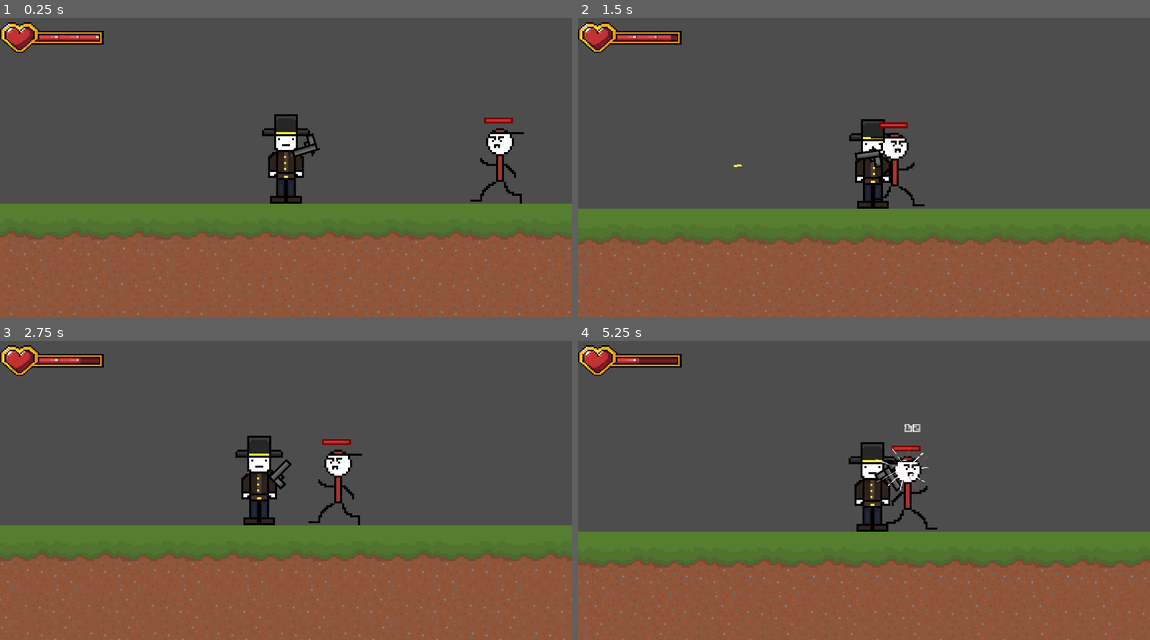
Above: before the commit, frames 1-4 (two rows, left to right).
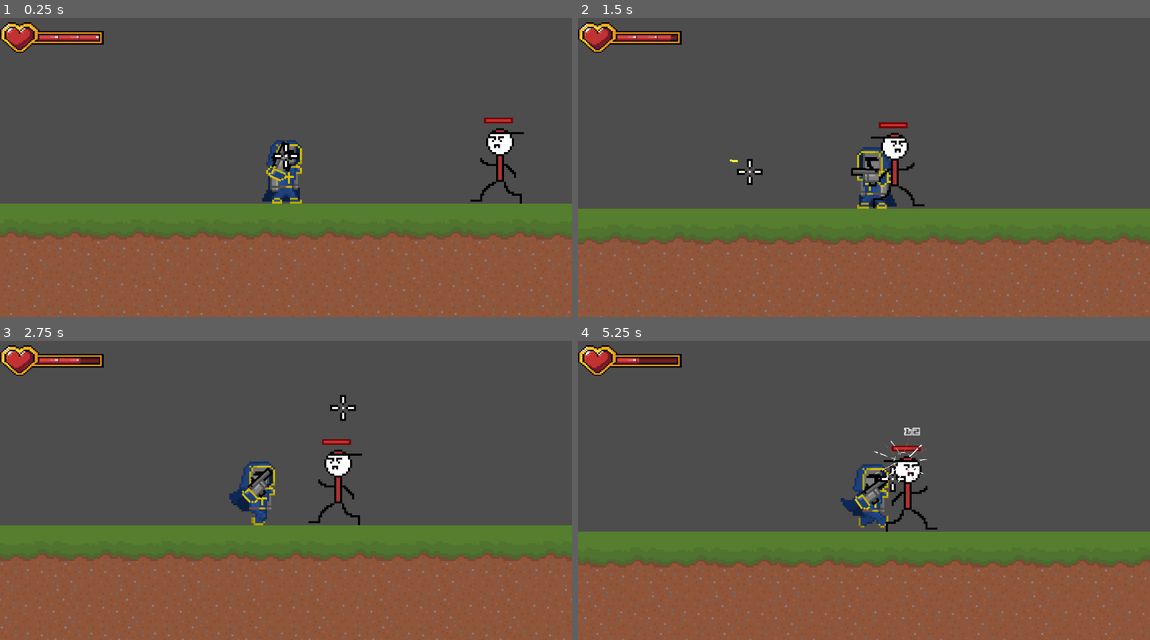
Above: after the commit, the same moments.

Repository: ForwardMeansGo/Shoot-To-Kill
Game: Godot game, scene res://Scenes/level_01.tscn
The game is run twice, just before and just after one commit, with the same random seed, the same clock (stepped at 60 frames per second) and the same inputs. Sound files missing from this copy of the repository are replaced by a short silence.
Inputs (mouse positions are in pixels of both pictures, inside the frame that each line leads up to):
- Up to frame 1 (0.25 s): no input
- Up to frame 2 (1.5 s): move the mouse to (989, 140) at 0.52 s; hold D (move_right) from 0.53 s (still down); click (989, 140) at 0.6 s; tap Space (jump) at 0.77 s; move the mouse to (749, 173) at 1.27 s; click (749, 173) at 1.35 s
- Up to frame 3 (2.75 s): tap Space (jump) at 1.52 s; move the mouse to (343, 406) at 2.02 s; release D (move_right) at 2.03 s; hold A (move_left) from 2.03 s (still down); click (343, 406) at 2.1 s
- Up to frame 4 (5.25 s): move the mouse to (835, 544) at 2.77 s; release A (move_left) at 2.78 s; hold D (move_right) 2.78-4.28 s; click (835, 544) at 2.85 s; tap Space (jump) at 3.02, 3.77, 4.52 s; move the mouse to (1035, 526) at 3.52 s; click (1035, 526) at 3.6 s; move the mouse to (692, 430) at 4.27 s; hold A (move_left) 4.28-5.03 s; click (692, 430) at 4.35 s; move the mouse to (892, 478) at 5.02 s; hold D (move_right) from 5.03 s (still down); click (892, 478) at 5.1 s

The runs differ from the first frame. In frame 1, 1.7% of the frame differs, in the area x 45-56%, y 32-63%; in frame 2, 1.6%; in frame 3, 1.9%; in frame 4, 2.0%, in the area x 45-62%, y 27-64%.

Commit message:
Cross Hair and Player Sprite Addition

Diff:
--- /dev/null
+++ b/game/Scenes/crosshair.tscn
@@ -0,0 +1,15 @@
+[gd_scene load_steps=4 format=3 uid="uid://chlljsxawrvdx"]
+
+[ext_resource type="Script" uid="uid://q3r61h8kltxt" path="res://Scripts/crosshair.gd" id="1_aia6a"]
+[ext_resource type="Texture2D" uid="uid://0k1ovj08ei01" path="res://Assets/Sprites/Crosshair/Outer Default Crosshair.png" id="2_x2g2q"]
+[ext_resource type="Texture2D" uid="uid://bwl7aokmactew" path="res://Assets/Sprites/Crosshair/Inner Default crosshair.png" id="3_1shot"]
+
+[node name="Crosshair" type="Node2D"]
+script = ExtResource("1_aia6a")
+dot_radius_pixels = 50.0
+
+[node name="Outer" type="Sprite2D" parent="."]
+texture = ExtResource("2_x2g2q")
+
+[node name="Dot" type="Sprite2D" parent="."]
+texture = ExtResource("3_1shot")
--- a/game/Scenes/level_01.tscn
+++ b/game/Scenes/level_01.tscn
@@ -1,9 +1,10 @@
-[gd_scene load_steps=7 format=4 uid="uid://u2kv25rfoa8m"]
+[gd_scene load_steps=8 format=4 uid="uid://u2kv25rfoa8m"]
 
 [ext_resource type="PackedScene" uid="uid://bfwdbdyqwvha" path="res://Scenes/player.tscn" id="1_f6slu"]
 [ext_resource type="Texture2D" uid="uid://d4huyxawml7lx" path="res://Assets/Sprites/Tilesets/Demo World 1.png" id="2_fr3la"]
 [ext_resource type="PackedScene" uid="uid://b24ka108g6bnw" path="res://Scenes/EnemyBasic.tscn" id="3_pkws4"]
 [ext_resource type="PackedScene" uid="uid://bgl3dadmuu1pk" path="res://Scenes/HUD.tscn" id="4_s7ctl"]
+[ext_resource type="PackedScene" uid="uid://chlljsxawrvdx" path="res://Scenes/crosshair.tscn" id="5_g0uxb"]
 
 [sub_resource type="TileSetAtlasSource" id="TileSetAtlasSource_pkws4"]
 texture = ExtResource("2_fr3la")
@@ -40,3 +41,8 @@
 player = NodePath("../../Player")
 
 [node name="HUD" parent="." instance=ExtResource("4_s7ctl")]
+
+[node name="Crosshair" parent="." instance=ExtResource("5_g0uxb")]
+position = Vector2(1, 0)
+player_path = NodePath("../Player")
+dot_radius_pixels = 50.0
--- a/game/Scenes/player.tscn
+++ b/game/Scenes/player.tscn
@@ -1,9 +1,94 @@
-[gd_scene load_steps=6 format=3 uid="uid://bfwdbdyqwvha"]
+[gd_scene load_steps=19 format=3 uid="uid://bfwdbdyqwvha"]
 
 [ext_resource type="Script" uid="uid://drjjsaa5rp213" path="res://Scripts/player.gd" id="1_cvnsp"]
 [ext_resource type="PackedScene" uid="uid://duh7q7p0edxka" path="res://Scenes/gun.tscn" id="2_cvnsp"]
-[ext_resource type="Texture2D" uid="uid://p7ilwy7yta6b" path="res://Assets/Sprites/Player/Demo Guy.png" id="2_vgqql"]
 [ext_resource type="Script" uid="uid://pyeik4e8yata" path="res://Scripts/camera_2d.gd" id="3_6t5aa"]
+[ext_resource type="Texture2D" uid="uid://dey2gmvr4o8a7" path="res://Assets/Sprites/Player/Revolver Hand.png" id="5_3smsa"]
+[ext_resource type="Texture2D" uid="uid://dk0vjauy5ss6u" path="res://Assets/Sprites/Player/Hood Knight Idle-Sheet.png" id="5_x3wgy"]
+[ext_resource type="Texture2D" uid="uid://ch403cm7rry4p" path="res://Assets/Sprites/Player/Hood Knight Run COLOURED NO LEFT ARM-Sheet.png" id="6_3smsa"]
+
+[sub_resource type="AtlasTexture" id="AtlasTexture_8erm5"]
+atlas = ExtResource("5_x3wgy")
+region = Rect2(0, 0, 32, 36)
+
+[sub_resource type="AtlasTexture" id="AtlasTexture_f1ek2"]
+atlas = ExtResource("5_x3wgy")
+region = Rect2(32, 0, 32, 36)
+
+[sub_resource type="AtlasTexture" id="AtlasTexture_tx1dd"]
+atlas = ExtResource("5_x3wgy")
+region = Rect2(64, 0, 32, 36)
+
+[sub_resource type="AtlasTexture" id="AtlasTexture_gymyn"]
+atlas = ExtResource("5_x3wgy")
+region = Rect2(96, 0, 32, 36)
+
+[sub_resource type="AtlasTexture" id="AtlasTexture_pu2lt"]
+atlas = ExtResource("6_3smsa")
+region = Rect2(0, 0, 32, 36)
+
+[sub_resource type="AtlasTexture" id="AtlasTexture_ukyrk"]
+atlas = ExtResource("6_3smsa")
+region = Rect2(32, 0, 32, 36)
+
+[sub_resource type="AtlasTexture" id="AtlasTexture_7dp3o"]
+atlas = ExtResource("6_3smsa")
+region = Rect2(64, 0, 32, 36)
+
+[sub_resource type="AtlasTexture" id="AtlasTexture_h4iuc"]
+atlas = ExtResource("6_3smsa")
+region = Rect2(96, 0, 32, 36)
+
+[sub_resource type="AtlasTexture" id="AtlasTexture_fd4e3"]
+atlas = ExtResource("6_3smsa")
+region = Rect2(128, 0, 32, 36)
+
+[sub_resource type="AtlasTexture" id="AtlasTexture_qqcod"]
+atlas = ExtResource("6_3smsa")
+region = Rect2(160, 0, 32, 36)
+
+[sub_resource type="SpriteFrames" id="SpriteFrames_igrcy"]
+animations = [{
+"frames": [{
+"duration": 1.0,
+"texture": SubResource("AtlasTexture_8erm5")
+}, {
+"duration": 1.0,
+"texture": SubResource("AtlasTexture_f1ek2")
+}, {
+"duration": 1.0,
+"texture": SubResource("AtlasTexture_tx1dd")
+}, {
+"duration": 1.0,
+"texture": SubResource("AtlasTexture_gymyn")
+}],
+"loop": true,
+"name": &"idle",
+"speed": 7.0
+}, {
+"frames": [{
+"duration": 1.0,
+"texture": SubResource("AtlasTexture_pu2lt")
+}, {
+"duration": 1.0,
+"texture": SubResource("AtlasTexture_ukyrk")
+}, {
+"duration": 1.0,
+"texture": SubResource("AtlasTexture_7dp3o")
+}, {
+"duration": 1.0,
+"texture": SubResource("AtlasTexture_h4iuc")
+}, {
+"duration": 1.0,
+"texture": SubResource("AtlasTexture_fd4e3")
+}, {
+"duration": 1.0,
+"texture": SubResource("AtlasTexture_qqcod")
+}],
+"loop": true,
+"name": &"run",
+"speed": 10.0
+}]
 
 [sub_resource type="RectangleShape2D" id="RectangleShape2D_v0iea"]
 size = Vector2(10, 17.3679)
@@ -12,8 +97,10 @@
 collision_layer = 2
 script = ExtResource("1_cvnsp")
 
-[node name="Sprite2D" type="Sprite2D" parent="."]
-texture = ExtResource("2_vgqql")
+[node name="AnimatedSprite2D" type="AnimatedSprite2D" parent="."]
+position = Vector2(0, 5)
+sprite_frames = SubResource("SpriteFrames_igrcy")
+animation = &"idle"
 
 [node name="CollisionShape2D" type="CollisionShape2D" parent="."]
 position = Vector2(0, 3.0108802)
@@ -24,7 +111,11 @@
 position = Vector2(6, -1)
 
 [node name="Gun" parent="WeaponHolder" instance=ExtResource("2_cvnsp")]
-position = Vector2(4, -3)
+position = Vector2(-1, 4)
+
+[node name="ArmSprite" type="Sprite2D" parent="WeaponHolder"]
+position = Vector2(-10, 8)
+texture = ExtResource("5_3smsa")
 
 [node name="Camera2D" type="Camera2D" parent="."]
 zoom = Vector2(4, 4)
--- /dev/null
+++ b/game/Scripts/crosshair.gd
@@ -0,0 +1,23 @@
+extends Node2D
+
+@export var player_path: NodePath
+
+@onready var outer_sprite: Sprite2D = $Outer
+@onready var dot_sprite: Sprite2D = $Dot
+
+var player: Node = null
+
+func _ready() -> void:
+	if player_path != NodePath(""):
+		player = get_node(player_path)
+
+
+func _process(delta: float) -> void:
+	# 1) Outer cross follows the mouse (world position)
+	var mouse_world: Vector2 = get_global_mouse_position()
+	global_position = mouse_world
+
+	# 2) Inner dot placeholder
+	if dot_sprite != null:
+		# For now, inner dot stays centered. No aim logic at all.
+		dot_sprite.position = Vector2.ZERO
--- a/game/Scripts/player.gd
+++ b/game/Scripts/player.gd
@@ -2,12 +2,14 @@
 
 @onready var weapon_holder: Node2D = $WeaponHolder
 @onready var gun: Node2D = $WeaponHolder/Gun
-@onready var sprite_2d: Sprite2D = $Sprite2D
+@onready var arm_sprite: Sprite2D = $WeaponHolder/ArmSprite
+@onready var anim_sprite: AnimatedSprite2D = $AnimatedSprite2D
 @onready var cam: Camera2D = $Camera2D
 
 const SPEED: float = 75.0
 const JUMP_FORCE: float = -250.0
 const GRAVITY: float = 1200.0
+const AIM_DEADZONE_RADIUS: float = 10.0
 
 @export var max_health: int = 100
 @export var invulnerability_time: float = 0.5
@@ -18,6 +20,8 @@
 var weapon_base_offset: Vector2
 var current_health: int
 var invuln_timer: float = 0.0
+var aim_direction: Vector2 = Vector2.RIGHT
+var aim_desired_direction: Vector2 = Vector2.RIGHT
 
 func _ready() -> void:
 	weapon_base_offset = weapon_holder.position
@@ -48,6 +52,8 @@
 
 	move_and_slide()
 
+	_update_animation()
+
 func _process(delta: float) -> void:
 	# Update invulnerability timer
 	if invuln_timer > 0.0:
@@ -59,20 +65,55 @@
 		return
 
 	var mouse_pos: Vector2 = get_global_mouse_position()
-	gun.aim_at(mouse_pos)
 
 	# Facing based on player center vs mouse X (GLOBAL)
 	var facing_left := mouse_pos.x < global_position.x
 
 	if facing_left:
 		# Flip body
-		sprite_2d.scale.x = -1.0
-		# Move gun holder to LEFT side
-		weapon_holder.position.x = -abs(weapon_base_offset.x)
+		anim_sprite.scale.x = -1.0
+		# Per-side tweak for arm+gun pivot (8 right, 0 up)
+		weapon_holder.position = weapon_base_offset + Vector2(8,0)
 	else:
-		sprite_2d.scale.x = 1.0
-		# Move gun holder to RIGHT side
-		weapon_holder.position.x = abs(weapon_base_offset.x)
+		anim_sprite.scale.x = 1.0
+		weapon_holder.position = weapon_base_offset
+
+	var aim_target: Vector2 = mouse_pos  # Default fallback
+
+	if arm_sprite:
+		var origin: Vector2 = arm_sprite.global_position
+		var raw_dir: Vector2 = mouse_pos - origin
+
+		# Deadzone check
+		if raw_dir.length() > AIM_DEADZONE_RADIUS:
+			var desired_dir: Vector2 = raw_dir.normalized()
+			aim_desired_direction = desired_dir
+			aim_direction = desired_dir  # IMMEDIATE AIM SNAP
+
+		# Use aim direction for both gun + arm
+		aim_target = origin + aim_direction * 1000.0
+		gun.aim_at(aim_target)
+
+		var target_angle: float = aim_direction.angle()
+		arm_sprite.global_rotation = target_angle
+
+		if self.has_method("_update_arm_visual_flip"):
+			_update_arm_visual_flip()
+
+		# Gun hand offset (KEEP YOUR EXISTING LEFT/RIGHT TUNED VALUES)
+		if gun:
+			var hand_offset: Vector2
+
+			if facing_left:
+				hand_offset = Vector2(8, 2)   # your tuned left values
+			else:
+				hand_offset = Vector2(8, -2)    # your tuned right values
+
+			gun.global_position = arm_sprite.global_position + hand_offset.rotated(arm_sprite.global_rotation)
+	else:
+		# Fallback if arm missing
+		gun.aim_at(mouse_pos)
+		aim_target = mouse_pos
 
 	# Tell the weapon which way we're facing so it can flip its sprite
 	if gun.has_method("set_facing_left"):
@@ -81,7 +122,45 @@
 	# Semi-auto pistol: one shot per click
 	if Input.is_action_just_pressed("shoot"):
 		if gun.has_method("try_shoot"):
-			gun.try_shoot(mouse_pos)
+			# Use the same aim_target we used for gun.aim_at(), so bullets follow the actual gun aim
+			gun.try_shoot(aim_target)
+
+func _update_animation() -> void:
+	var is_moving: bool = abs(velocity.x) > 1.0
+
+	if is_on_floor() and is_moving:
+		if anim_sprite.animation != "run":
+			anim_sprite.play("run")
+	else:
+		if anim_sprite.animation != "idle":
+			anim_sprite.play("idle")
+
+func _update_arm_visual_flip() -> void:
+	if arm_sprite == null:
+		return
+
+	var angle := wrapf(arm_sprite.global_rotation, -PI, PI)
+	if angle > PI / 2.0 or angle < -PI / 2.0:
+		arm_sprite.scale.y = -1.0
+	else:
+		arm_sprite.scale.y = 1.0
+
+func get_aim_origin_global() -> Vector2:
+	if arm_sprite != null:
+		return arm_sprite.global_position
+	elif gun != null:
+		return gun.global_position
+	return global_position
+
+func get_aim_target_global(distance: float = 100.0) -> Vector2:
+	# Use the current aim_direction
+	return get_aim_origin_global() + aim_direction * distance
+
+func get_aim_direction() -> Vector2:
+	return aim_direction
+
+func get_aim_desired_direction() -> Vector2:
+	return aim_desired_direction
 
 func _on_weapon_fired(strength: float, duration: float) -> void:
 	if cam != null:
Binary file added: game/Assets/Sprites/Crosshair/Inner Default crosshair.png
Binary file added: game/Assets/Sprites/Crosshair/Outer Default Crosshair.png
Binary file added: game/Assets/Sprites/Player/HatMan.png
Binary file added: game/Assets/Sprites/Player/Hood Knight Idle-Sheet.png
Binary file added: game/Assets/Sprites/Player/Hood Knight Run COLOURED NO LEFT ARM-Sheet.png
Binary file added: game/Assets/Sprites/Player/Revolver Hand.png
Not shown, added: game/Scripts/crosshair.gd.uid
Not shown, changed: docs/gameplay_systems.md
Not shown, changed: docs/project_index.md
